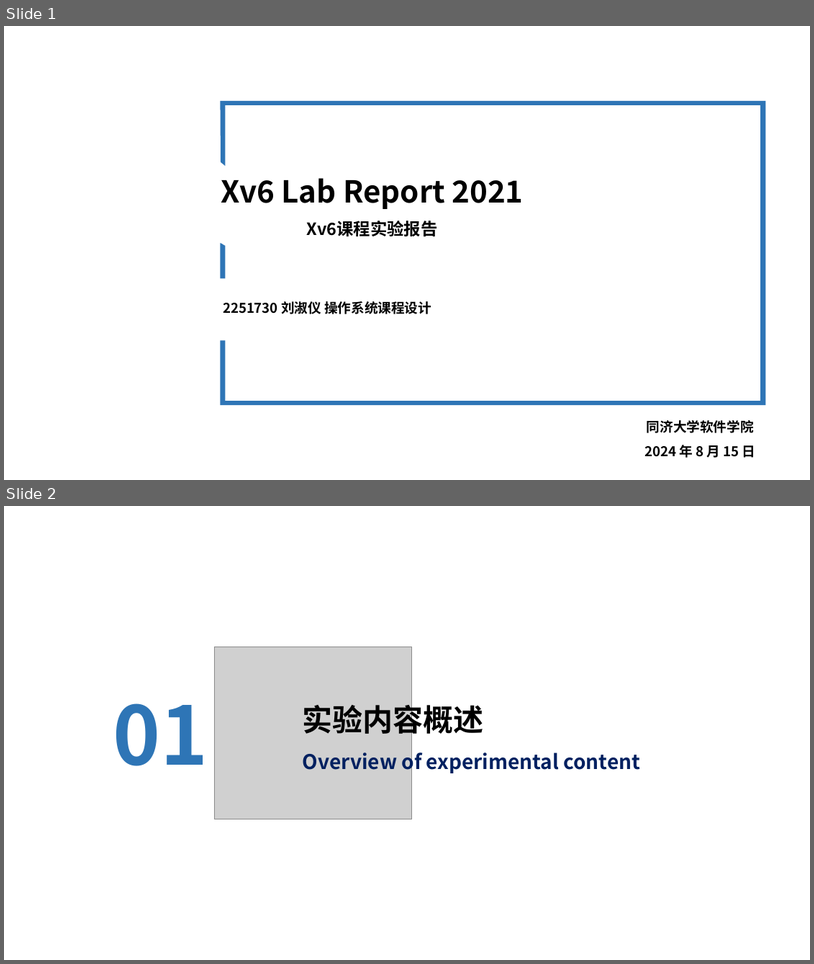
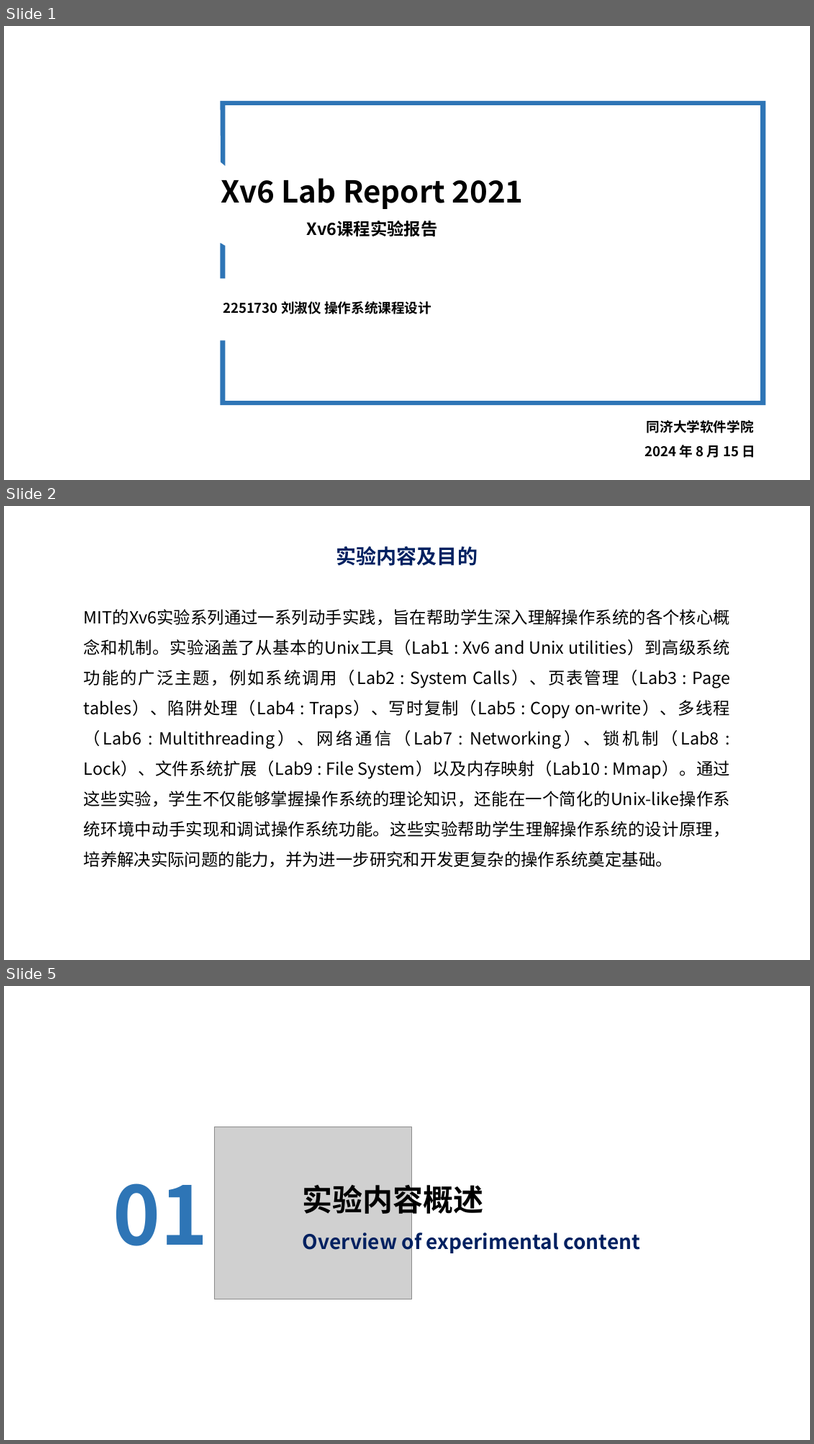
Before and after one commit to bunnyoii/Xv6_Lab_Report_2021, a slide deck: Xv6_Lab_Report_2021.pptx. Shown one above the other, each under a label of ours: slides 1 and 2 before the commit, slides 1, 2 and 5 after it; the slides between them are not shown. The pictures are 814x964 and 814x1444 pixels, drawn with LibreOffice and Linux fonts; fonts in the diff are those of the drawing; grey boxes stand for pictures; background and template pictures are left out. Boxes give left, top, right and bottom in pixels: in the first picture for what was removed or moved away, otherwise in the second. Text is boxed around its words. In the diff, an @@ line names an element or a change of style, - is before the commit and + after.

```diff
--- a/Xv6_Lab_Report_2021.pptx
+++ b/Xv6_Lab_Report_2021.pptx
@@ slide 2 added at [4,506,810,960], background #FFFFFF @@
@@ text added at [337,546,478,566], 24 pt, text #002060, bold @@
+实验内容及目的
@@ text added at [84,609,731,867], 20 pt, text #000000 @@
+MIT的Xv6实验系列通过一系列动手实践，旨在帮助学生深入理解操作系统的各个核心概念和机制。实验涵盖了从基本的Unix工具（Lab1 : Xv6 and Unix utilities）到高级系统功能的广泛主题，例如系统调用（Lab2 : System Calls）、页表管理（Lab3 : Page tables）、陷阱处理（Lab4 : Traps）、写时复制（Lab5 : Copy on-write）、多线程（Lab6 : Multithreading）、网络通信（Lab7 : Networking）、锁机制（Lab8 : Lock）、文件系统扩展（Lab9 : File System）以及内存映射（Lab10 : Mmap）。通过这些实验，学生不仅能够掌握操作系统的理论知识，还能在一个简化的Unix-like操作系统环境中动手实现和调试操作系统功能。这些实验帮助学生理解操作系统的设计原理，培养解决实际问题的能力，并为进一步研究和开发更复杂的操作系统奠定基础。
@@ what was slide 2 is now slide 5 @@
```
Also in this commit, not shown: 10 slides changed, 2 other slides added, 1 other file.
